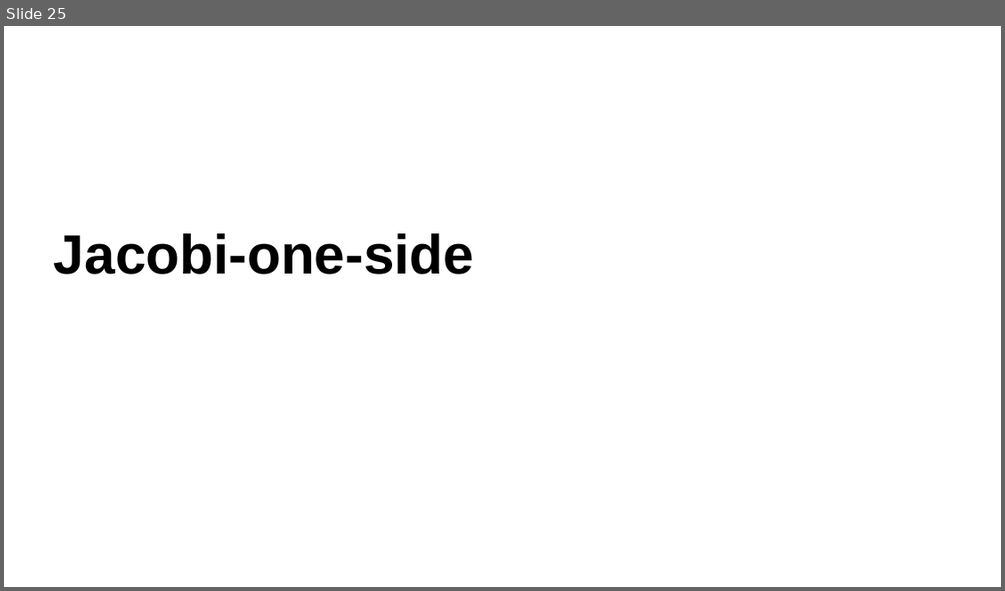
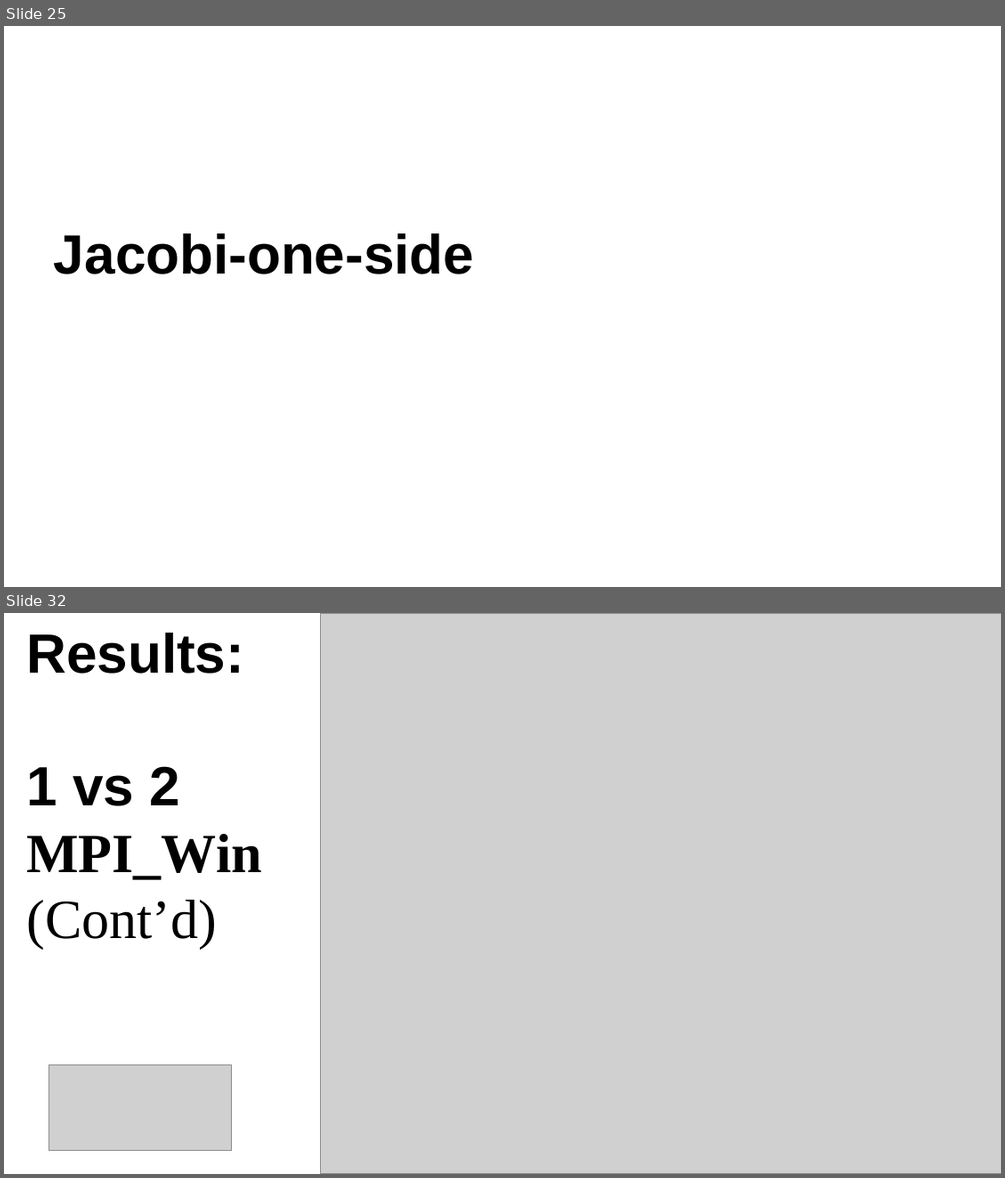
Before and after one commit to IsacPasianotto/Parallel-Programming-HPC, a slide deck: presentation.odp. Shown one above the other, each under a label of ours: slide 25 before the commit, slides 25 and 32 after it; the slides between them are not shown. The pictures are 1005x591 and 1005x1178 pixels, drawn with LibreOffice and Linux fonts; fonts in the diff are those of the drawing; grey boxes stand for pictures. Boxes give left, top, right and bottom in pixels: in the first picture for what was removed or moved away, otherwise in the second. Text is boxed around its words. In the diff, an @@ line names an element or a change of style, - is before the commit and + after.

```diff
--- a/presentation.odp
+++ b/presentation.odp
@@ slide 32 added at (x1=4, y1=613, x2=1001, y2=1174), background #FFFFFF @@
@@ title added at (x1=26, y1=633, x2=261, y2=949), 44 pt, text #000000, bold @@
+Results:
+1 vs 2
+MPI_Win
+(Cont’d)
@@ picture added at (x1=321, y1=613, x2=1001, y2=1174) @@
@@ picture added at (x1=49, y1=1065, x2=232, y2=1151) @@
```
Also in this commit, not shown: 1 slide changed, 7 other slides added, 2 other files.
